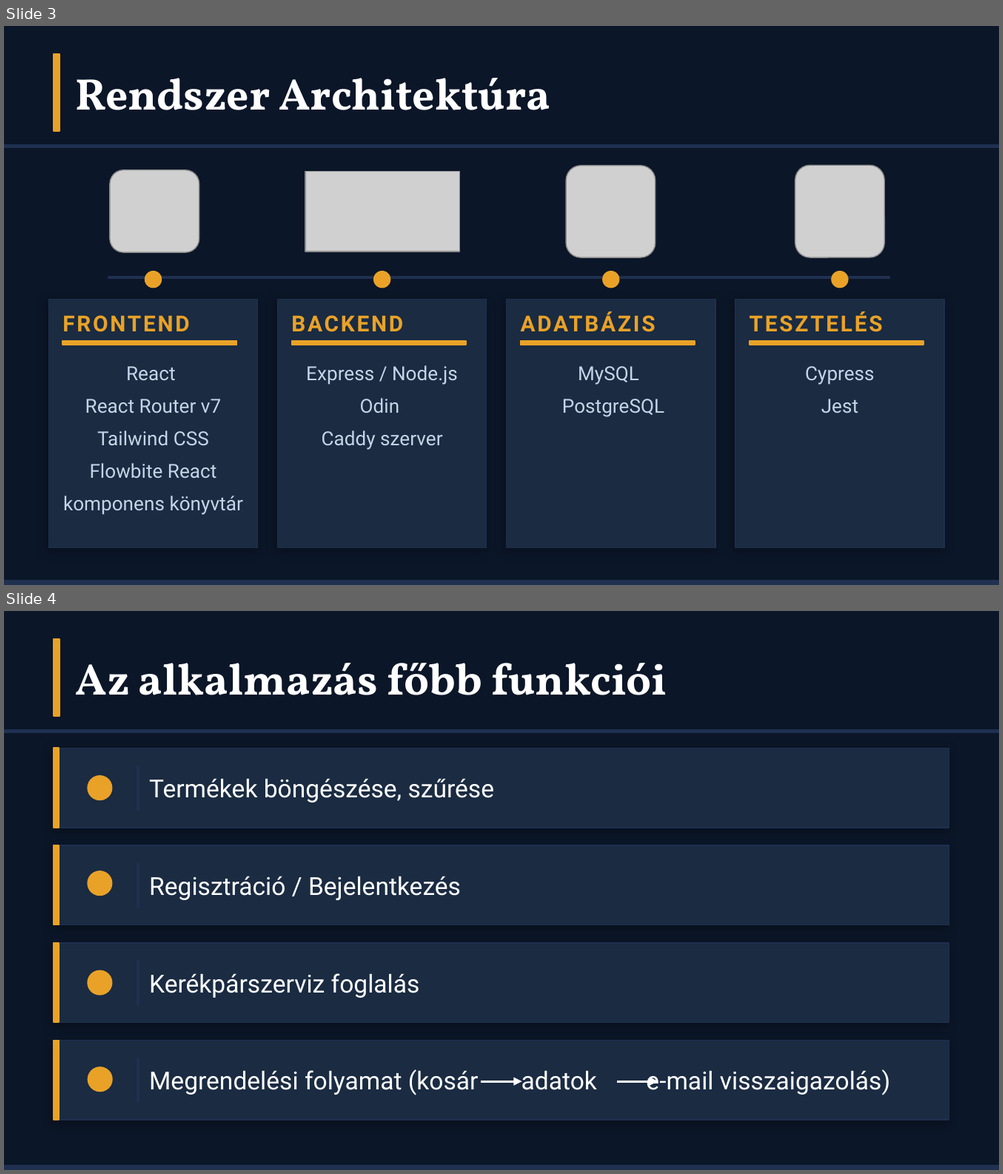
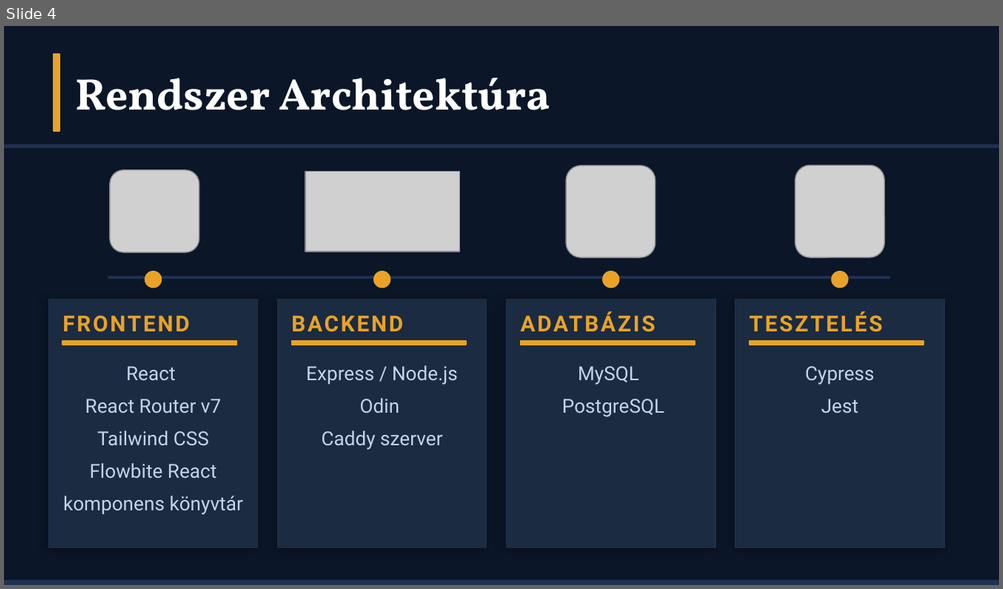
Before and after one commit to hihi-dotcom/CrossCountryBuilds_Webshop, a slide deck: doc/CrossCountryWebshop_Premium (1).pptx. Shown one above the other, each under a label of ours: slides 3 and 4 before the commit, slide 4 after it. The pictures are 1003x1174 and 1003x589 pixels, drawn with LibreOffice and Linux fonts; fonts in the diff are those of the drawing; grey boxes stand for pictures. Boxes give left, top, right and bottom in pixels: in the first picture for what was removed or moved away, otherwise in the second. Text is boxed around its words. In the diff, an @@ line names an element or a change of style, - is before the commit and + after.

```diff
--- a/doc/CrossCountryWebshop_Premium (1).pptx
+++ b/doc/CrossCountryWebshop_Premium (1).pptx
@@ slide 4 removed at bbox=[4, 611, 999, 1170], background #0B1628 @@
@@ rectangle removed at bbox=[54, 639, 60, 716] @@
@@ text removed at bbox=[76, 663, 667, 695] @@
-Az alkalmazás főbb funkciói
@@ rectangle removed at bbox=[4, 730, 999, 732] @@
@@ rectangle removed at bbox=[54, 748, 949, 828] @@
@@ rectangle removed at bbox=[54, 748, 59, 828] @@
@@ ellipse removed at bbox=[88, 776, 111, 800] @@
@@ rectangle removed at bbox=[137, 766, 139, 810] @@
@@ text removed at bbox=[149, 778, 495, 803] @@
-Termékek böngészése, szűrése
@@ rectangle removed at bbox=[54, 846, 949, 925] @@
@@ rectangle removed at bbox=[54, 846, 59, 925] @@
@@ ellipse removed at bbox=[88, 871, 111, 895] @@
@@ rectangle removed at bbox=[137, 863, 139, 908] @@
@@ text removed at bbox=[149, 876, 461, 900] @@
-Regisztráció / Bejelentkezés
@@ rectangle removed at bbox=[54, 943, 949, 1022] @@
@@ rectangle removed at bbox=[54, 943, 59, 1022] @@
@@ rectangle removed at bbox=[137, 961, 139, 1005] @@
@@ ellipse removed at bbox=[88, 971, 111, 995] @@
@@ text removed at bbox=[149, 974, 420, 998] @@
-Kerékpárszerviz foglalás
@@ rectangle removed at bbox=[54, 1041, 949, 1120] @@
@@ rectangle removed at bbox=[54, 1041, 59, 1120] @@
@@ ellipse removed at bbox=[88, 1068, 112, 1091] @@
@@ rectangle removed at bbox=[137, 1059, 139, 1102] @@
@@ text removed at bbox=[149, 1070, 890, 1096] @@
-Megrendelési folyamat (kosár adatok e-mail visszaigazolás)
@@ arrow removed from (481, 1082) to (522, 1082) @@
@@ arrow removed from (617, 1082) to (657, 1082) @@
@@ rectangle removed at bbox=[4, 1166, 999, 1170] @@
@@ what was slide 3 is now slide 4 @@
```
Also in this commit, not shown: 5 slides changed, 1 slide added, 1 other slide removed, 2 other files.
